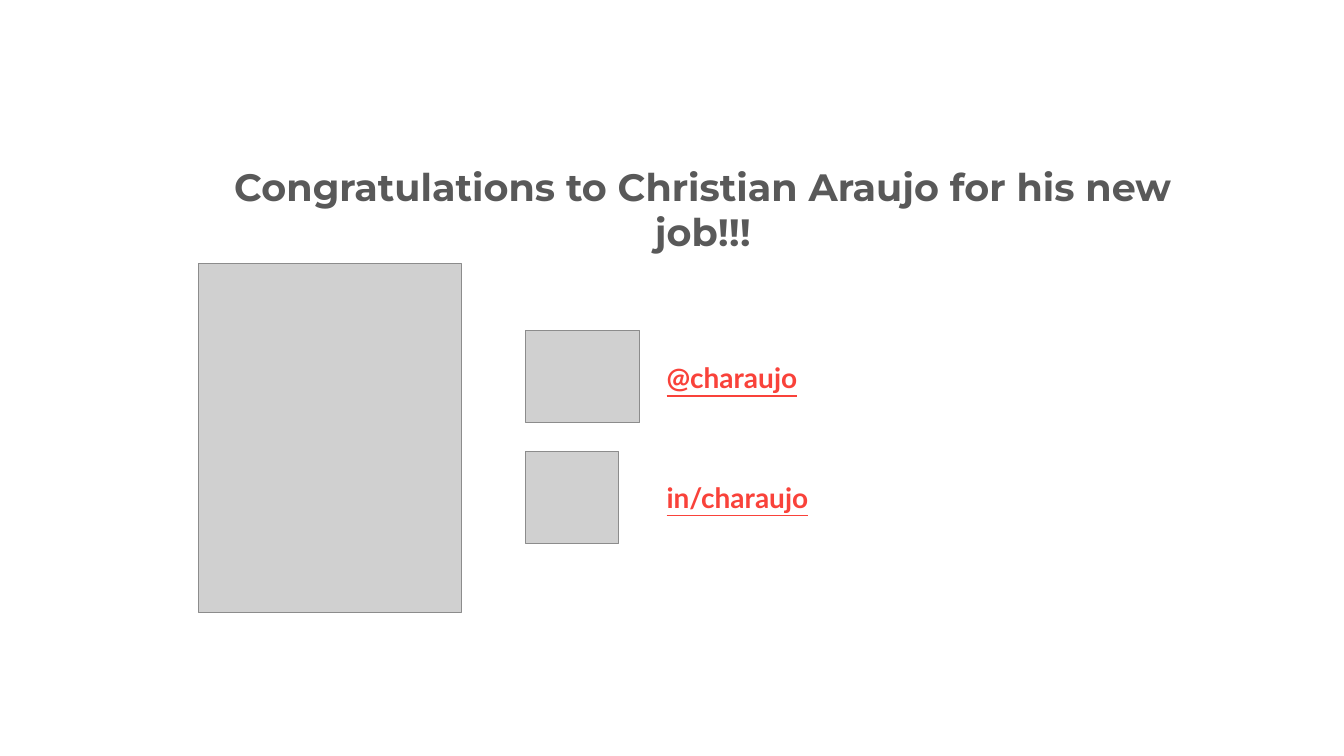
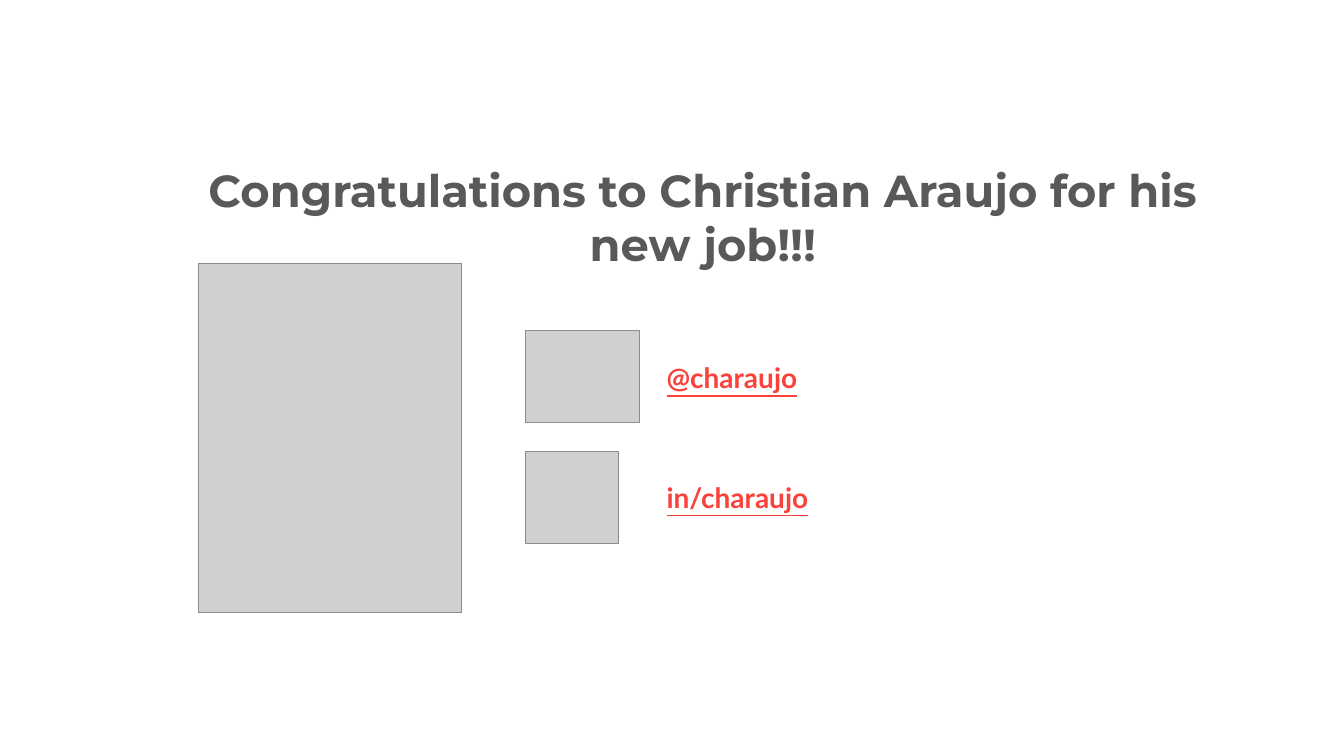
Before and after one commit to GTSSUG/Sessions, a slide deck: slide 11 of 20190123/PASS-GTSSUG-20190123.pptx (slide 10 before the commit). Drawn at 1344x756 pixels with LibreOffice and Linux fonts; fonts in the diff are those of the drawing; grey boxes stand for pictures; background and template pictures are left out. Boxes give left, top, right and bottom in pixels: in the first picture for what was removed or moved away, otherwise in the second. Text is boxed around its words. In the diff, an @@ line names an element or a change of style, - is before the commit and + after.

```diff
--- a/20190123/PASS-GTSSUG-20190123.pptx
+++ b/20190123/PASS-GTSSUG-20190123.pptx
@@ text "Congratulations to Christian Araujo for ..." at bbox=[208, 172, 1196, 270]: size 27.2 to 32 pt @@
```
Also in this commit, not shown: 2 other slides changed, 1 slide added.
